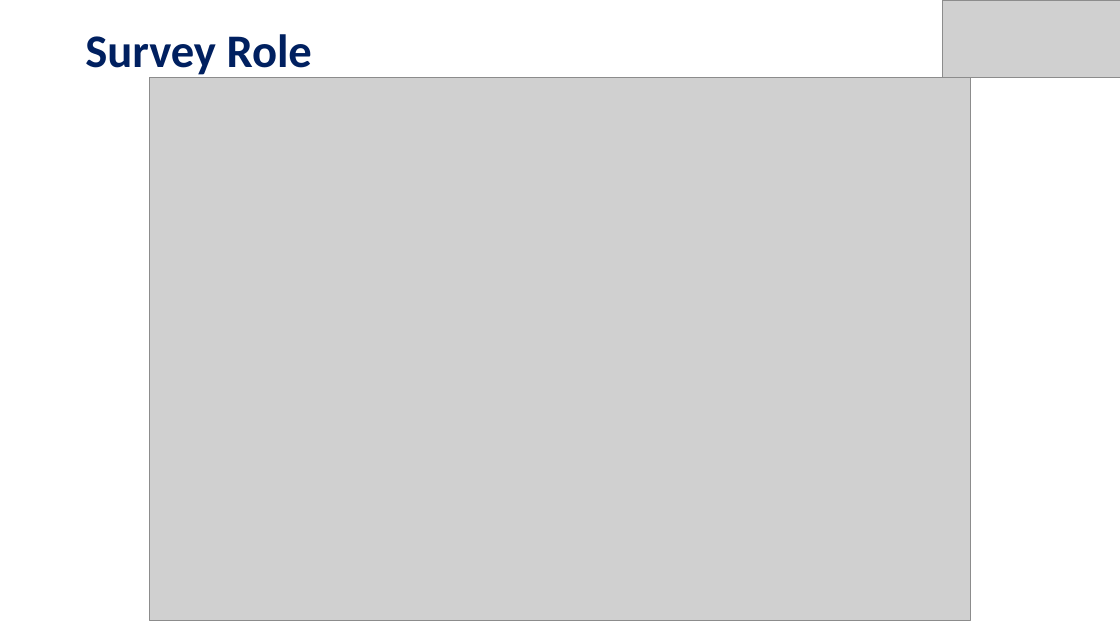
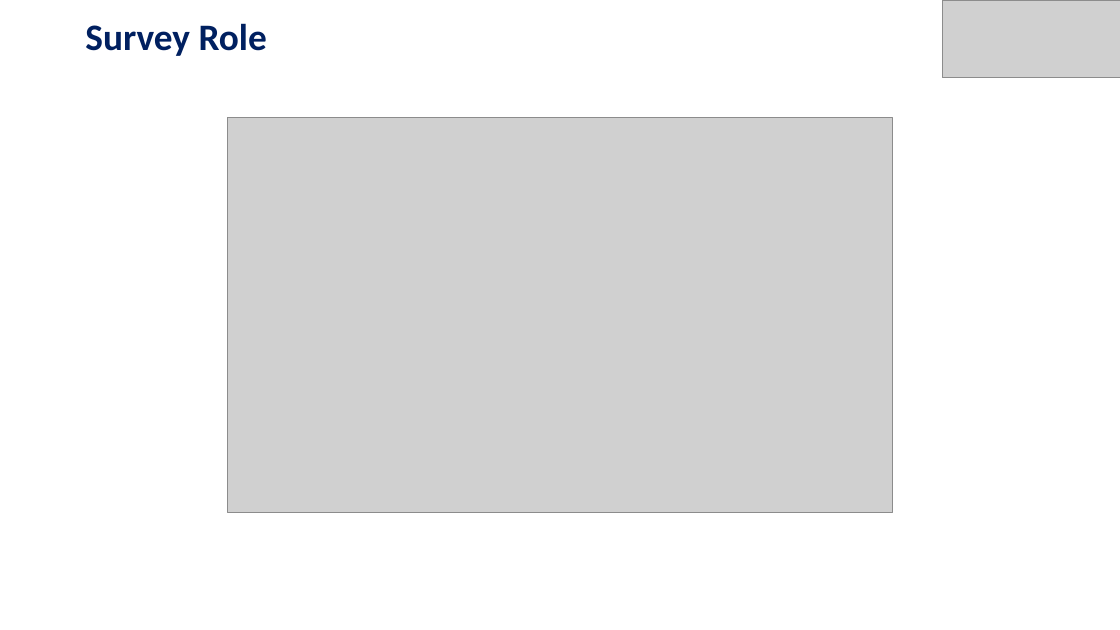
Before and after one commit to anand6105/MSE_QRBOT, a slide deck: slide 22 of docs/QUICK_RESCUE_BOT.pptx (slide 14 before the commit). Drawn at 1120x630 pixels with LibreOffice and Linux fonts; fonts in the diff are those of the drawing; grey boxes stand for pictures. Boxes give left, top, right and bottom in pixels: in the first picture for what was removed or moved away, otherwise in the second. Text is boxed around its words. In the diff, an @@ line names an element or a change of style, - is before the commit and + after.

```diff
--- a/docs/QUICK_RESCUE_BOT.pptx
+++ b/docs/QUICK_RESCUE_BOT.pptx
@@ title "Survey Role" at bbox=[85, 23, 267, 56]: size 40 to 32 pt @@
@@ picture: place and size @@
-picture at bbox=[150, 78, 970, 621]
+picture at bbox=[228, 118, 893, 513]
```
Also in this commit, not shown: 16 other slides changed, 8 slides added, 2 slides removed.
